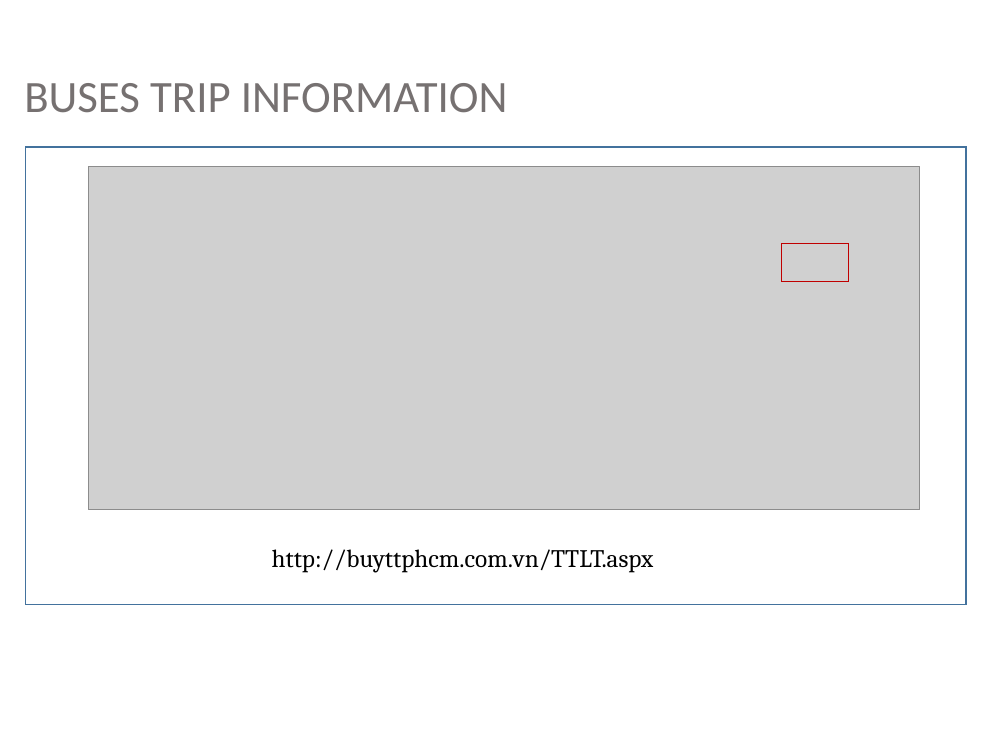
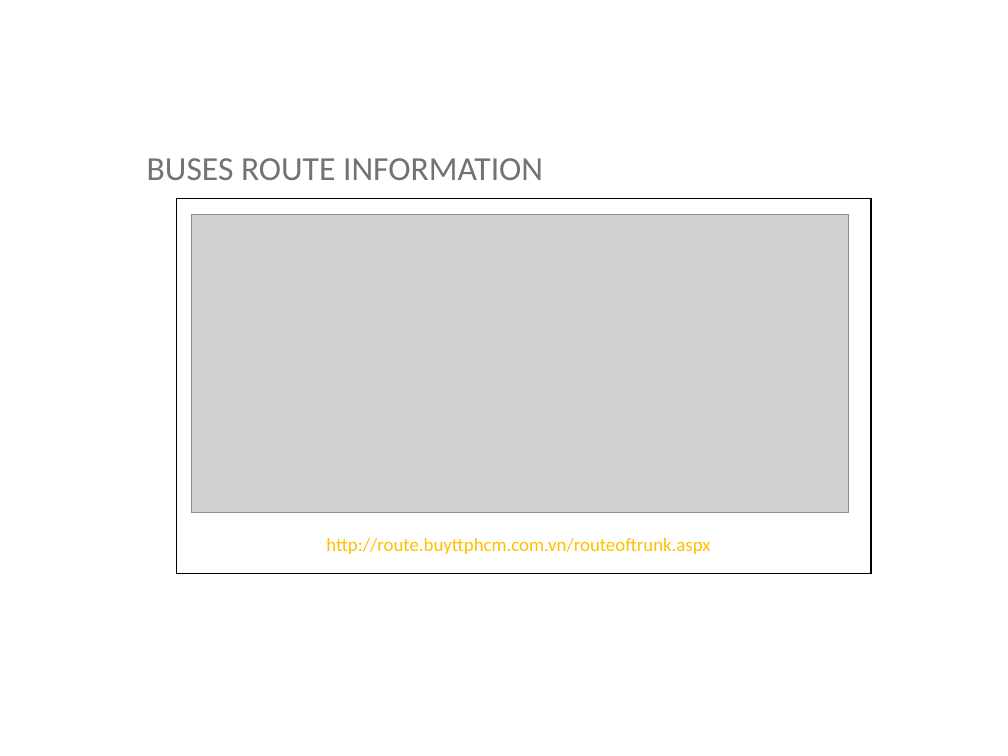
Before and after one commit to hqt/street-router, a slide deck: slide 99 of Document/presentation/full presentation.pptx (slide 45 before the commit). Drawn at 1008x756 pixels with LibreOffice and Linux fonts; fonts in the diff are those of the drawing; grey boxes stand for pictures. Boxes give left, top, right and bottom in pixels: in the first picture for what was removed or moved away, otherwise in the second. Text is boxed around its words. In the diff, an @@ line names an element or a change of style, - is before the commit and + after.

```diff
--- a/Document/presentation/full presentation.pptx
+++ b/Document/presentation/full presentation.pptx
@@ text at [147,158,543,180]: text changed; size 32 to 24 pt @@
-BUSES TRIP INFORMATION
+BUSES ROUTE INFORMATION
@@ rectangle: place and size @@
-rectangle at [25,147,966,605]
+rectangle at [176,199,871,575]
@@ rectangle at [176,199,871,575]: fill none to #FFFFFF; outline #43739E 1 pt to #000000 1 pt @@
@@ picture: place and size @@
-picture at [89,166,920,510]
+picture at [192,214,849,512]
@@ rectangle removed at [781,244,849,282] @@
@@ text at [326,538,710,554]: text changed; size 18 to 13.5 pt; font Cambria to Calibri; text colour #000000 to #FFC000 @@
-http://buyttphcm.com.vn/TTLT.aspx
+http://route.buyttphcm.com.vn/routeoftrunk.aspx
```
Also in this commit, not shown: 30 other slides changed, 134 slides added, 113 slides removed.
